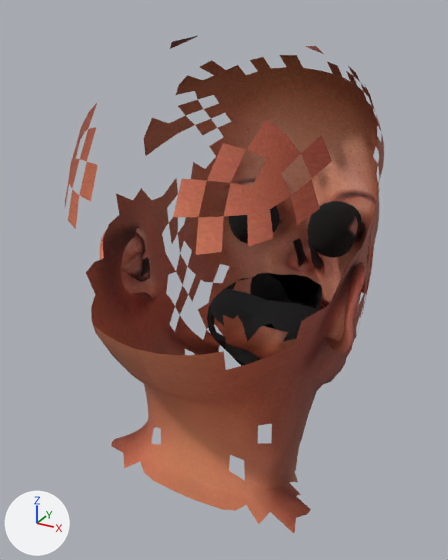
What one commit did to the glTF model HairGenVulkan/assets/July_Head.glb.
One viewpoint serves both versions: a 50 mm camera at (0.641, -1.184, 0.787) aimed at (-0.039, 0.052, 0.169). The axes (+X, +Y, +Z) are drawn at lower left. The lights are the same throughout. The picture after the commit comes second. Vertices at exactly the same position are counted once.

Names of what the first picture shows: 'July_Head'.
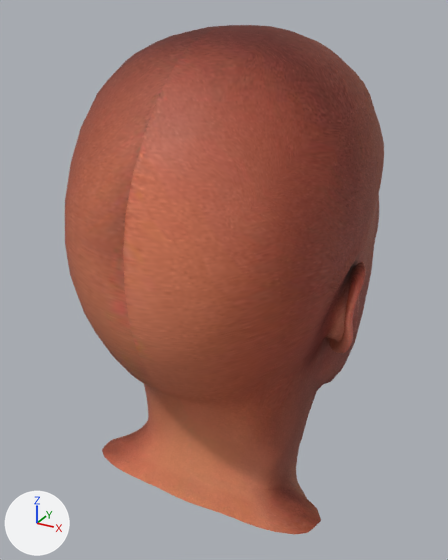
Commit message: Restore the missing pieces of the July head

Where the change shows, as pixel boxes (x1, y1, x2, y2) in the pictures (448 x 560 px):
'July_Head', reshaped: before (65, 36, 384, 533); after (65, 25, 384, 534)
part 1 of me_july_head, added (brown): after (65, 25, 384, 370)
part 2 of me_july_head, added: after (102, 439, 321, 534)

What the commit changed:
me_july_head is used by ob_july_head; location (0.0, 0.0, 0.0).
me_july_head had 7745 vertices, 14969 faces and spanned x -0.329..0.327, y -0.367..0.593, z -0.3..0.731.
me_july_head now has 8074 vertices, 15986 faces and spans x -0.329..0.327, y -0.39..0.593, z -0.3..0.755.
me_july_head part 1: 170 vertices added at x -0.306..0.32, y -0.39..0.344, z 0.21..0.755.
me_july_head part 2: 158 vertices added at x -0.3..0.309, y -0.215..0.369, z -0.3..0.052.
Other edits to the shape of me_july_head do not show in these pictures.
